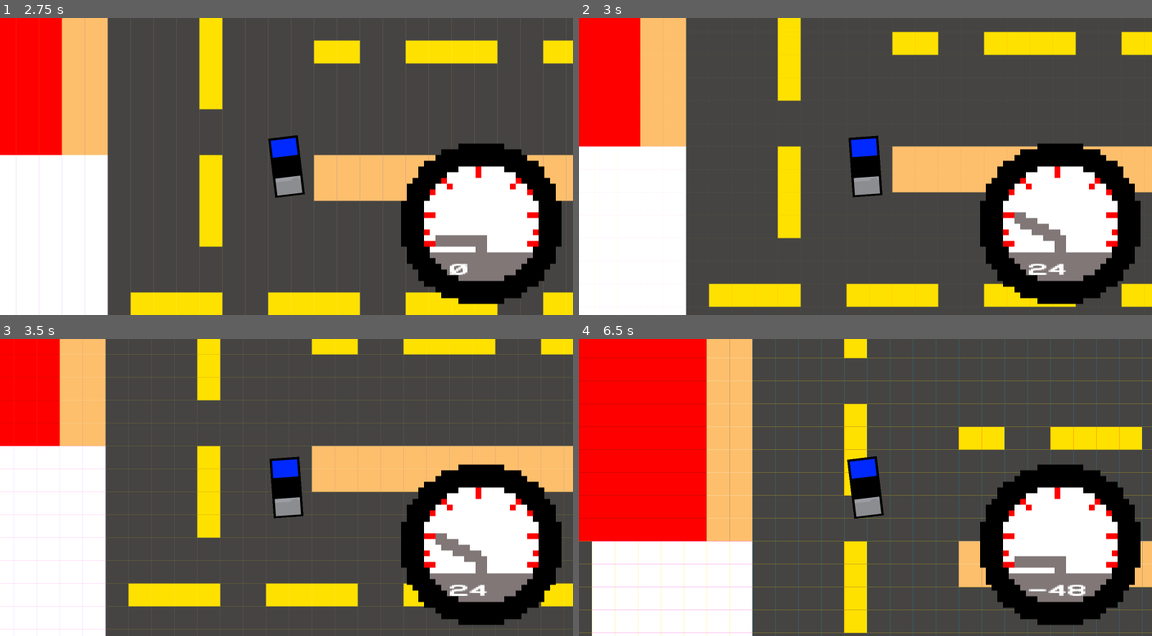
Above: before the commit, frames 1-4 (two rows, left to right).
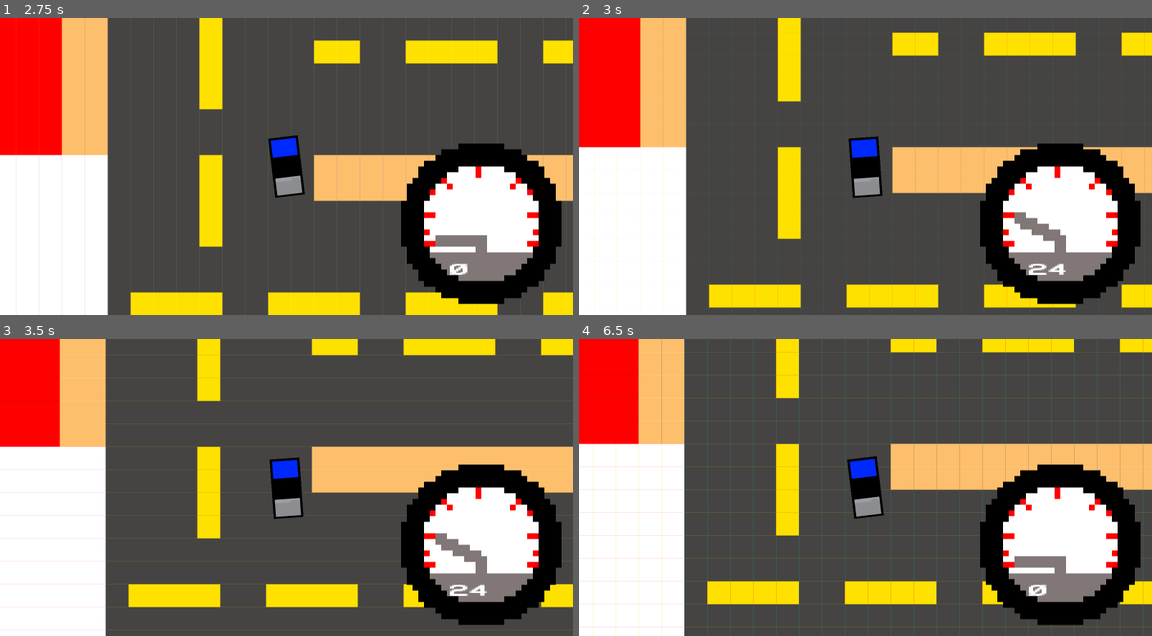
Above: after the commit, the same moments.

Repository: Gonfer73/Proyectx1
Game: Godot game, scene res://SCENES/car_street.tscn
Two runs of this game, one before a commit and one after it. Both use one fixed random seed, a clock stepped at 60 frames per second and the inputs below. This scene is started directly instead of the project's main scene.
Inputs (mouse positions are in pixels of both pictures, inside the frame that each line leads up to):
- Up to frame 1 (2.75 s): tap Enter (ui_accept) at 0.5, 0.77, 1.52 s; move the mouse to (412, 151) at 0.52 s; hold Right (right_arrow) 0.53-1.28 s; hold E (action) 0.53-1.28 s; move the mouse to (171, 181) at 1.27 s; hold Down (down_move) 1.28-2.03 s; tap E (action) at 1.35, 2.3 s; move the mouse to (343, 101) at 2.02 s; hold Right (right_arrow) from 2.03 s (still down); hold 1 (object_1) from 2.03 s (still down)
- Up to frame 2 (3 s): move the mouse to (836, 225) at 2.77 s; release Right (right_arrow) at 2.78 s; release 1 (object_1) at 2.78 s; hold Up (up_move) from 2.78 s (still down); tap 3 (object_3) at 2.85 s
- Up to frame 3 (3.5 s): keep holding Up (up_move); tap Enter (ui_accept) at 3.02 s; tap E (action) at 3.05 s
- Up to frame 4 (6.5 s): move the mouse to (1037, 532) at 3.52 s; release Up (up_move) at 3.53 s; hold D (rotate_key) 3.53-4.28 s; hold Left (left_move) 3.53-5.03 s; tap Enter (ui_accept) at 3.77, 4.25, 4.52, 6.02 s; tap E (action) at 3.8, 4.35, 6.05 s; move the mouse to (693, 442) at 4.27 s; move the mouse to (894, 487) at 5.02 s; hold Down (down_move) 5.03-5.78 s; hold E (action) 5.03-5.78 s; move the mouse to (779, 413) at 5.77 s; hold Right (right_arrow) from 5.78 s (still down); tap 1 (object_1) at 5.85 s

Frame 1 is identical in both runs. In frame 2, 1.3% of the frame differs, in the area x 0-100%, y 4-98%; in frame 3, 1.9%; in frame 4, 42%, in the area x 0-100%, y 0-100%.

Commit message:
Changed driving system

Diff:
--- a/SCRIPTS/car_street.gd
+++ b/SCRIPTS/car_street.gd
@@ -19,19 +19,23 @@
 
 func _process(_delta):
 	position_c = $car.position + Vector2(-900, -400)
+
+func _physics_process(_delta):
 	if Input.is_action_just_released("up_move"):
 		Blink.update_speedmeter = false
 # warning-ignore:unused_variable
 		for i in range(5):
-			if Blink.update_speedmeter == false:
+			if Blink.update_speedmeter == false and Blink.speed != 0:
 				Blink.speed -= 24
 				$car_camera/speedmeter/speed.text = str(Blink.speed)
 				$car_camera/speedmeter.frame -= 1
 				yield(get_tree().create_timer(1), "timeout")
 	if Blink.dying:
+		$dead.position = position_c
+		$caught_criminal.position = position_c
 		$dead.show()
 		$dead/E_icon.show()
-	$dead.position = position_c
+
 	if Blink.reading_instructions == false:
 		$instructions_camera.current = false
 		$car_camera.current = true
@@ -46,3 +50,12 @@
 		$instructions_car.hide()
 		$car.position = Vector2(7256, -1936)
 		Blink.street_2 = false
+
+
+func _on_timer_enemy_timeout():
+	Blink.reading_instructions = true
+	$caught_criminal.position = position_c
+	$caught_criminal.show()
+	yield(get_tree().create_timer(3), "timeout")
+# warning-ignore:return_value_discarded
+	get_tree().change_scene("res://SCENES/street.tscn")
--- a/SCRIPTS/caught_criminal.gd
+++ b/SCRIPTS/caught_criminal.gd
@@ -1,7 +1,16 @@
 extends Node2D
 
 
+# Declare member variables here. Examples:
+# var a = 2
+# var b = "text"
+
+
+# Called when the node enters the scene tree for the first time.
 func _ready():
-	yield(get_tree().create_timer(7), "timeout")
-# warning-ignore:return_value_discarded
-	get_tree().change_scene("res://SCENES/street.tscn")
+	pass # Replace with function body.
+
+
+# Called every frame. 'delta' is the elapsed time since the previous frame.
+#func _process(delta):
+#	pass
--- a/SCRIPTS/enemy_car.gd
+++ b/SCRIPTS/enemy_car.gd
@@ -45,6 +45,4 @@
 
 func _on_catch_p_body_entered(_body):
 	if Blink.reading_instructions == false:
-		queue_free()
-	# warning-ignore:return_value_discarded
-		get_tree().change_scene("res://SCENES/caught_criminal.tscn")
+		$timer_enemy.start()
--- a/SCRIPTS/police_car.gd
+++ b/SCRIPTS/police_car.gd
@@ -15,20 +15,23 @@
 func get_input():
 	rotation_dir = 0
 	velocity = Vector2()
-	if Input.is_action_pressed("right_move") and Blink.dying == false:
-		rotation_dir += 1
-	if Input.is_action_pressed("left_move") and Blink.dying == false:
-		rotation_dir -= 1
-	if Input.is_action_pressed("down_move"):
-		velocity = Vector2(-(Blink.speed * 5), 0).rotated(rotation)
-	if Input.is_action_pressed("up_move"):
-		velocity = Vector2((Blink.speed * 5), 0).rotated(rotation)
+	if Blink.reading_instructions == false:
+		if Input.is_action_pressed("right_move") and Blink.dying == false:
+			rotation_dir += 1
+		if Input.is_action_pressed("left_move") and Blink.dying == false:
+			rotation_dir -= 1
+		if Input.is_action_pressed("down_move"):
+			velocity = Vector2(-(Blink.speed * 5), 0).rotated(rotation)
+		if Input.is_action_pressed("up_move"):
+			velocity = Vector2((Blink.speed * 5), 0).rotated(rotation)
 
 
 func _process(_delta):
+	if Blink.reading_instructions:
+		Blink.speed = 0
 	Blink.position_p = position
 	velocity = Vector2((Blink.speed * 5), 0).rotated(rotation)
-	yield(get_tree().create_timer(2), "timeout")
+
 
 func _physics_process(delta):
 	get_input()
@@ -37,98 +40,18 @@
 	velocity = move_and_slide(velocity)
 
 # warning-ignore:unused_argument
-func _on_buildings_7_body_entered(body):
-	if Blink.reading_instructions == false:
-# warning-ignore:return_value_discarded
-		Blink.can_pass_dead = false
-		Blink.dying = true
-		rotation_dir = 0
-		yield(get_tree().create_timer(3), "timeout")
-		Blink.can_pass_dead = true
 
-
-# warning-ignore:unused_argument
-func _on_buildings_6_body_entered(body):
-	if Blink.reading_instructions == false:
-# warning-ignore:return_value_discarded
-		Blink.can_pass_dead = false
-		Blink.dying = true
-		rotation_dir = 0
-		yield(get_tree().create_timer(3), "timeout")
-		Blink.can_pass_dead = true
-
-
-
-# warning-ignore:unused_argument
-func _on_buildings_5_body_entered(body):
-	if Blink.reading_instructions == false:
-# warning-ignore:return_value_discarded
-		Blink.can_pass_dead = false
-		Blink.dying = true
-		rotation_dir = 0
-		yield(get_tree().create_timer(3), "timeout")
-		Blink.can_pass_dead = true
-
-
-# warning-ignore:unused_argument
-func _on_buildings_4_body_entered(body):
-	if Blink.reading_instructions == false:
-# warning-ignore:return_value_discarded
-		Blink.can_pass_dead = false
-		Blink.dying = true
-		rotation_dir = 0
-		yield(get_tree().create_timer(3), "timeout")
-		Blink.can_pass_dead = true
-
-
-# warning-ignore:unused_argument
-func _on_buildings_3_body_entered(body):
-	if Blink.reading_instructions == false:
-		Blink.can_pass_dead = false
-		Blink.dying = true
-		rotation_dir = 0
-# warning-ignore:return_value_discarded
-		yield(get_tree().create_timer(3), "timeout")
-		Blink.can_pass_dead = true
-
-
-# warning-ignore:unused_argument
-func _on_buildings_2_body_entered(body):
-	if Blink.reading_instructions == false:
-# warning-ignore:return_value_discarded
-		Blink.dying = true
-		rotation_dir = 0
-		yield(get_tree().create_timer(3), "timeout")
-		Blink.can_pass_dead = true
-
-
-
-# warning-ignore:unused_argument
-func _on_buildings_1_body_entered(body):
-	if Blink.reading_instructions == false:
-# warning-ignore:return_value_discarded
-		Blink.dying = true
-		rotation_dir = 0
-		yield(get_tree().create_timer(3), "timeout")
-		Blink.can_pass_dead = true
 
 
 func _on_enter_car_street_2_body_entered(_body):
 	Blink.street_2 = true
+# warning-ignore:return_value_discarded
 	get_tree().change_scene("res://SCENES/car_street_2.tscn")
 
 
 
 # warning-ignore:unused_argument
-func _on_coll_wall_1_body_entered(body):
-		Blink.dying = true
-		Blink.can_pass_dead = false
 
-
-# warning-ignore:unused_argument
-func _on_coll_wall_0_body_entered(body):
-			Blink.dying = true
-			Blink.can_pass_dead = false
 
 
 func _on_npc_crash_body_entered(_body):
